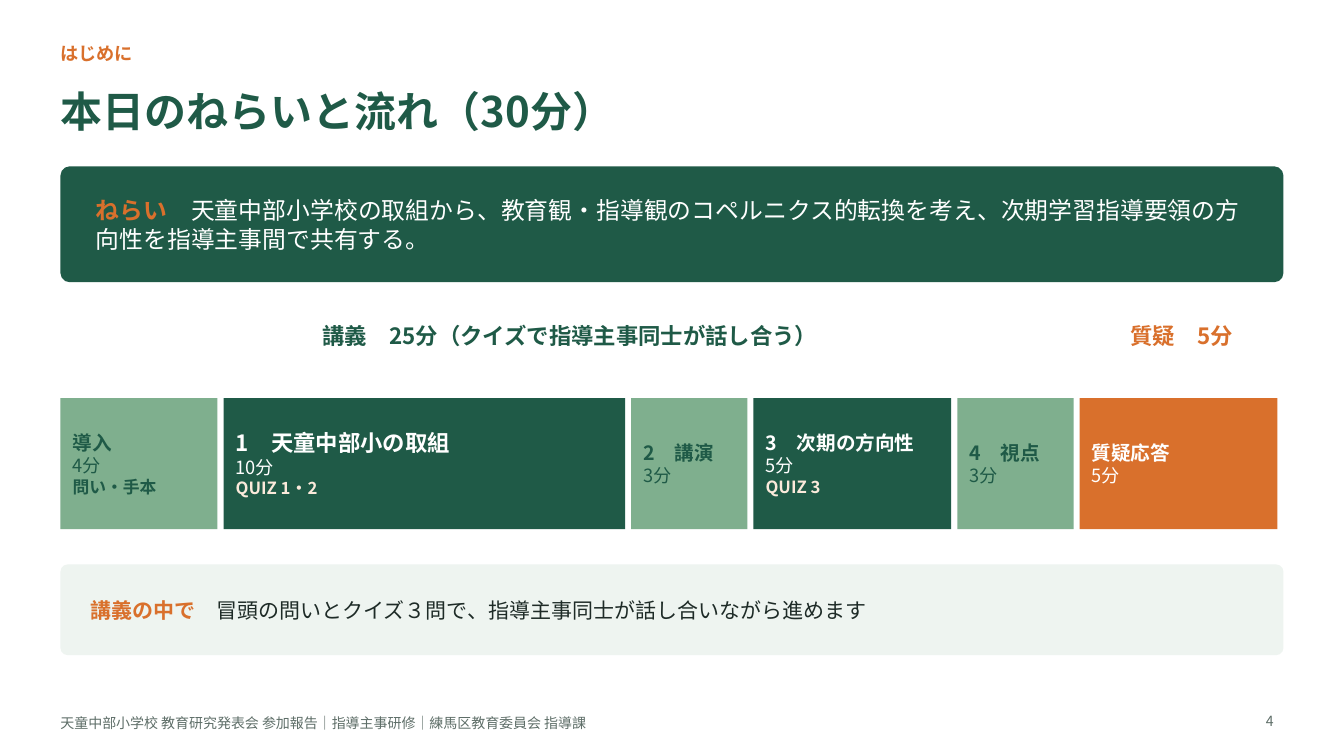
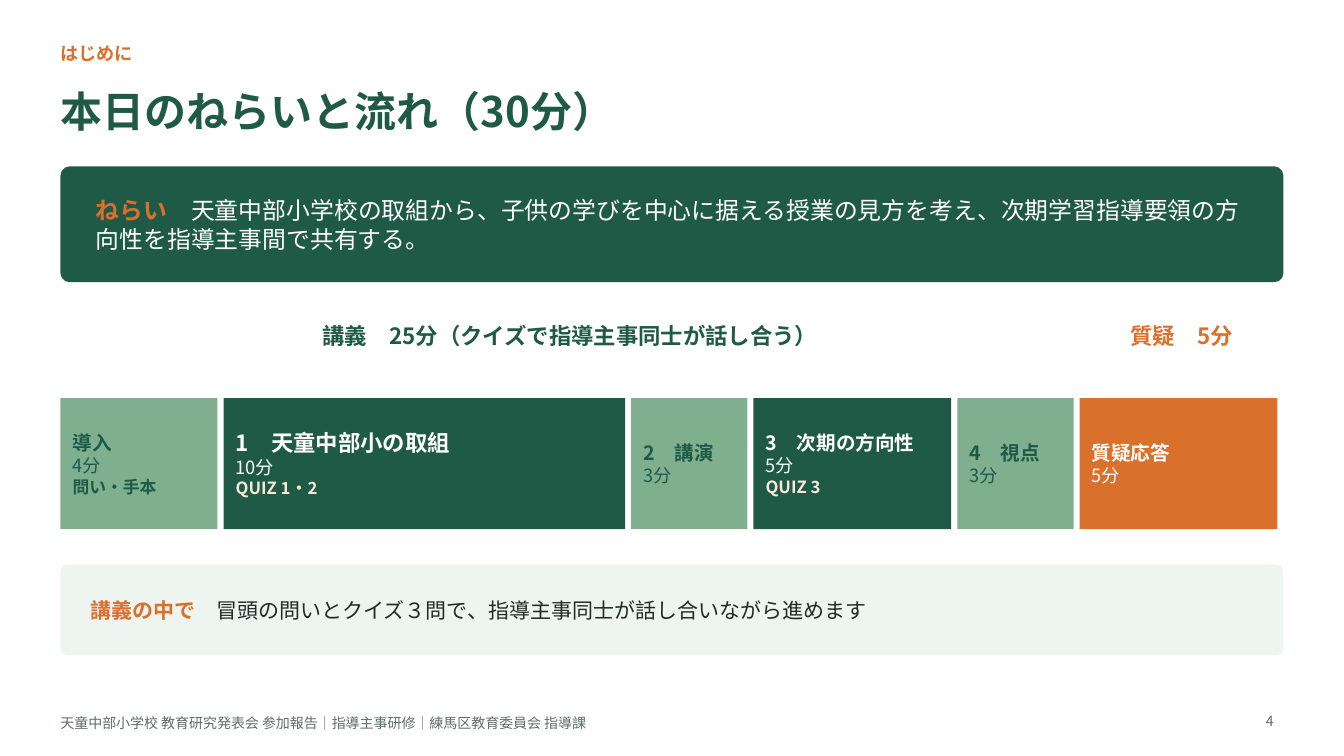
Before and after one commit to contynet730-star/con30, a slide deck: slide 4 of 天童中部小学校視察/081019_天童中部小学校_指導主事研修スライド_クイズ版.pptx. Drawn at 1344x756 pixels with LibreOffice and Linux fonts; fonts in the diff are those of the drawing. Boxes give left, top, right and bottom in pixels: in the first picture for what was removed or moved away, otherwise in the second. Text is boxed around its words. In the diff, an @@ line names an element or a change of style, - is before the commit and + after.

```diff
--- a/天童中部小学校視察/081019_天童中部小学校_指導主事研修スライド_クイズ版.pptx
+++ b/天童中部小学校視察/081019_天童中部小学校_指導主事研修スライド_クイズ版.pptx
@@ text at bbox=[96, 199, 1239, 250]: text changed @@
-ねらい 天童中部小学校の取組から、教育観・指導観のコペルニクス的転換を考え、次期学習指導要領の方向性を指導主事間で共有する。
+ねらい 天童中部小学校の取組から、子供の学びを中心に据える授業の見方を考え、次期学習指導要領の方向性を指導主事間で共有する。
```
Also in this commit, not shown: 1 other slide changed, 1 slide added.
